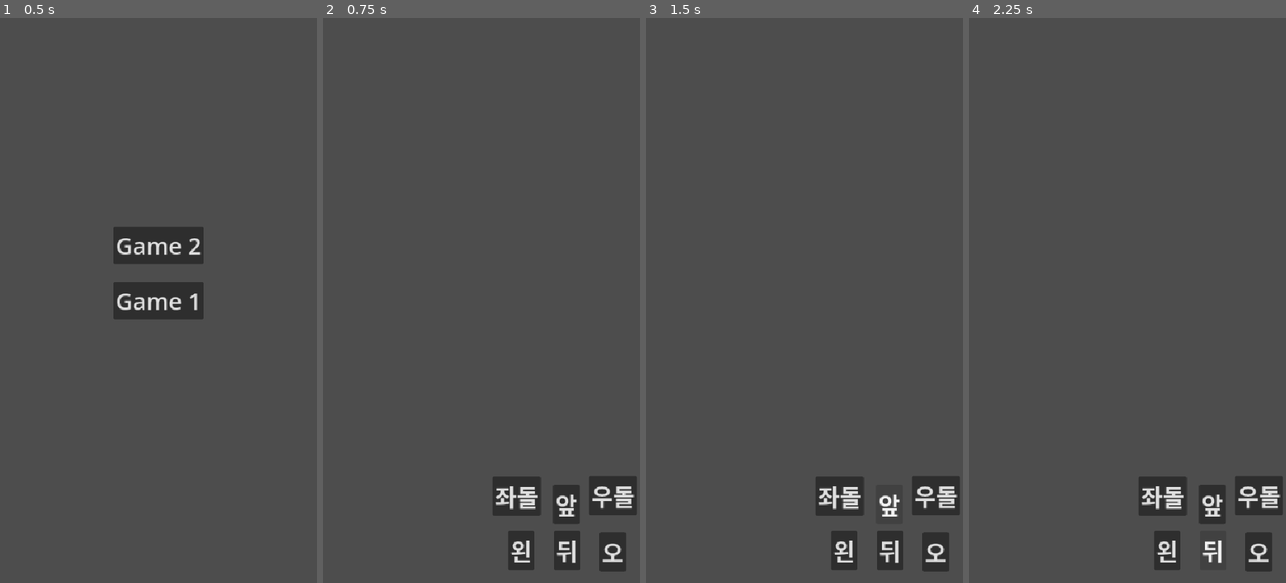
Above: before the commit, frames 1-4 (left to right).
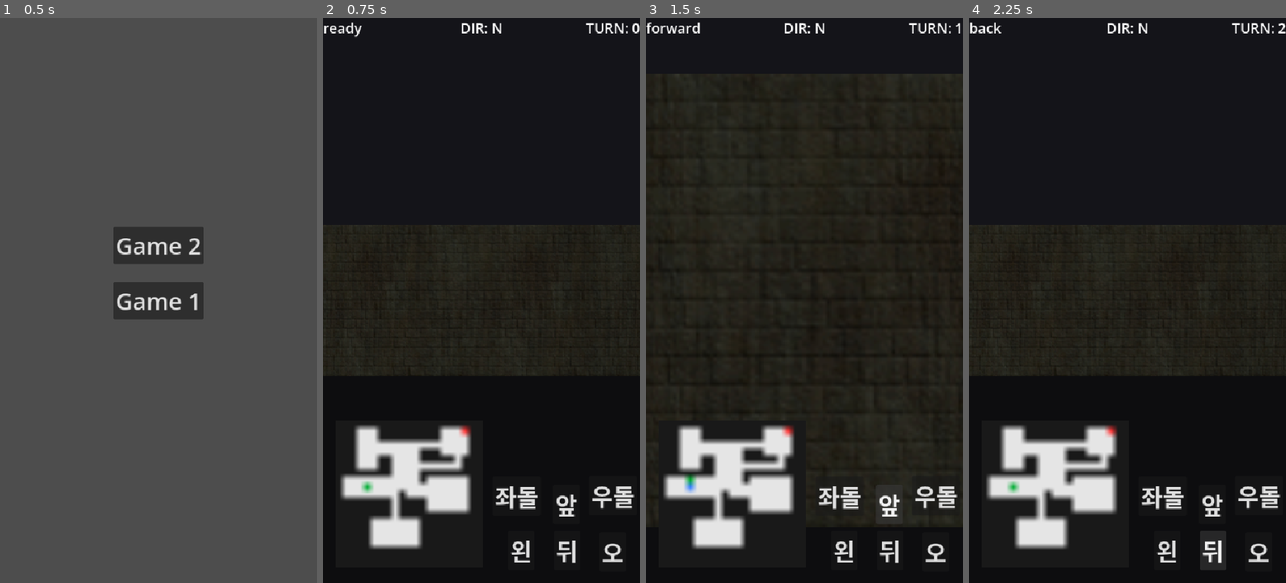
Above: after the commit, the same moments.

Repository: yonmoyonmo/yowenomo-s-dungeon
Game: Godot game, scene res://scenes/Title.tscn
The game is run twice, just before and just after one commit, with the same random seed, the same clock (stepped at 60 frames per second) and the same inputs.
Inputs:
- Up to frame 1 (0.5 s): no input
- Up to frame 2 (0.75 s): click "Game 2" at 0.5 s
- Up to frame 3 (1.5 s): click "앞" at 1.25 s
- Up to frame 4 (2.25 s): click "뒤" at 2 s

Frame 1 is identical in both runs. In frame 2, 98% of the frame differs, in the area x 0-100%, y 0-100%; in frame 3, 96%; in frame 4, 98%.

Commit message:
raycasting is better

Diff:
--- a/scenes/Game2.tscn
+++ b/scenes/Game2.tscn
@@ -3,6 +3,8 @@
 [ext_resource type="Script" path="res://scripts/player.gd" id="1_8hw8b"]
 [ext_resource type="Script" uid="uid://dm1g1nfw3dlvq" path="res://scripts/game_2.gd" id="1_eetn8"]
 [ext_resource type="Script" path="res://scripts/hud.gd" id="2_eetn8"]
+[ext_resource type="Script" uid="uid://dqsjh6qhgishb" path="res://scripts/raycast_view.gd" id="4_akvk8"]
+[ext_resource type="Texture2D" uid="uid://djux4qml6hrcm" path="res://art/center.png" id="5_2625v"]
 
 [node name="Control" type="Control" unique_id=845853680]
 layout_mode = 3
@@ -38,16 +40,26 @@
 grow_vertical = 2
 script = ExtResource("2_eetn8")
 
+[node name="RaycastView" type="Control" parent="HUD" unique_id=616606241]
+layout_mode = 1
+anchors_preset = 15
+anchor_right = 1.0
+anchor_bottom = 1.0
+grow_horizontal = 2
+grow_vertical = 2
+mouse_filter = 2
+script = ExtResource("4_akvk8")
+wall_texture = ExtResource("5_2625v")
+
 [node name="TurnLabel" type="Label" parent="HUD" unique_id=1056954689]
 layout_mode = 1
 anchors_preset = 1
 anchor_left = 1.0
 anchor_right = 1.0
 offset_left = -40.0
-offset_top = 128.0
-offset_bottom = 183.0
-grow_horizontal = 0
-theme_override_font_sizes/font_size = 40
+offset_bottom = 55.0
+grow_horizontal = 0
+theme_override_font_sizes/font_size = 24
 
 [node name="LogLabel" type="Label" parent="HUD" unique_id=270225754]
 layout_mode = 0
@@ -61,11 +73,10 @@
 anchor_left = 0.5
 anchor_right = 0.5
 offset_left = -20.0
-offset_top = 100.0
 offset_right = 20.0
-offset_bottom = 155.0
-grow_horizontal = 2
-theme_override_font_sizes/font_size = 40
+offset_bottom = 55.0
+grow_horizontal = 2
+theme_override_font_sizes/font_size = 24
 
 [node name="MiniMap" type="TextureRect" parent="HUD" unique_id=1731341491]
 layout_mode = 1
--- /dev/null
+++ b/scripts/dungeon_generator_game2.gd
@@ -0,0 +1,252 @@
+# res://scripts/dungeon_generator_game2.gd
+class_name DungeonGeneratorGame2
+extends RefCounted
+
+const WALL: int = 0
+const FLOOR: int = 1
+const DEFAULT_MAX_ATTEMPTS: int = 20
+
+@export var room_attempts: int = 40
+@export var room_min: int = 3
+@export var room_max: int = 7
+@export var corridor_width: int = 1
+
+# ---------------------------------------------------------------------
+# Public API (same signature as existing generator)
+# ---------------------------------------------------------------------
+func generate(width: int, height: int, seed_value: int, corridor_density: float = 0.7) -> Dictionary:
+	var w: int = max(width, 7)
+	var h: int = max(height, 7)
+	if (w % 2) == 0:
+		w += 1
+	if (h % 2) == 0:
+		h += 1
+
+	var density: float = clamp(corridor_density, 0.2, 1.0)
+
+	for attempt: int in range(DEFAULT_MAX_ATTEMPTS):
+		var rng: RandomNumberGenerator = RandomNumberGenerator.new()
+		rng.seed = int(seed_value) + attempt * 991
+
+		var grid: Array[PackedInt32Array] = _make_grid(w, h, WALL)
+
+		# 1) Rooms
+		var rooms: Array[Rect2i] = []
+		var attempts: int = int(ceil(float(room_attempts) * density))
+		_attempt_rooms(grid, rooms, rng, attempts)
+
+		if rooms.is_empty():
+			continue
+
+		# 2) Corridors connecting rooms
+		_connect_rooms(grid, rooms, rng)
+
+		# 3) Pick start/exit
+		var start: Vector2i = _room_center(rooms[0])
+		var exit: Vector2i = _find_farthest_floor(grid, start)
+		if exit == Vector2i(-1, -1):
+			continue
+
+		if _is_valid(grid, start, exit):
+			return {
+				"grid": grid,
+				"start": start,
+				"exit": exit
+			}
+
+	# Fallback
+	var fallback: Array[PackedInt32Array] = _make_grid(7, 7, WALL)
+	_carve_room(fallback, Rect2i(2, 2, 3, 3))
+	return {"grid": fallback, "start": Vector2i(3, 3), "exit": Vector2i(4, 3)}
+
+# ---------------------------------------------------------------------
+# Rooms
+# ---------------------------------------------------------------------
+func _attempt_rooms(grid: Array[PackedInt32Array], rooms: Array[Rect2i], rng: RandomNumberGenerator, attempts: int) -> void:
+	var w: int = grid[0].size()
+	var h: int = grid.size()
+
+	for _i: int in range(attempts):
+		var rw: int = rng.randi_range(room_min, room_max)
+		var rh: int = rng.randi_range(room_min, room_max)
+		var rx: int = rng.randi_range(1, w - rw - 2)
+		var ry: int = rng.randi_range(1, h - rh - 2)
+		var rect: Rect2i = Rect2i(rx, ry, rw, rh)
+
+		if _overlaps(rect, rooms):
+			continue
+
+		_carve_room(grid, rect)
+		rooms.append(rect)
+
+func _overlaps(rect: Rect2i, rooms: Array[Rect2i]) -> bool:
+	for r: Rect2i in rooms:
+		if rect.grow(1).intersects(r):
+			return true
+	return false
+
+func _carve_room(grid: Array[PackedInt32Array], rect: Rect2i) -> void:
+	for y: int in range(rect.position.y, rect.position.y + rect.size.y):
+		for x: int in range(rect.position.x, rect.position.x + rect.size.x):
+			grid[y][x] = FLOOR
+
+func _room_center(rect: Rect2i) -> Vector2i:
+	return Vector2i(rect.position.x + rect.size.x / 2, rect.position.y + rect.size.y / 2)
+
+# ---------------------------------------------------------------------
+# Corridors
+# ---------------------------------------------------------------------
+func _connect_rooms(grid: Array[PackedInt32Array], rooms: Array[Rect2i], rng: RandomNumberGenerator) -> void:
+	for i: int in range(1, rooms.size()):
+		var a: Vector2i = _room_center(rooms[i - 1])
+		var b: Vector2i = _room_center(rooms[i])
+		if rng.randi() % 2 == 0:
+			_dig_h(grid, a.x, b.x, a.y)
+			_dig_v(grid, a.y, b.y, b.x)
+		else:
+			_dig_v(grid, a.y, b.y, a.x)
+			_dig_h(grid, a.x, b.x, b.y)
+
+func _dig_h(grid: Array[PackedInt32Array], x1: int, x2: int, y: int) -> void:
+	var min_x: int = min(x1, x2)
+	var max_x: int = max(x1, x2)
+	for x: int in range(min_x, max_x + 1):
+		for w: int in range(corridor_width):
+			var yy: int = y + w
+			if _in_bounds(grid, Vector2i(x, yy)):
+				grid[yy][x] = FLOOR
+
+func _dig_v(grid: Array[PackedInt32Array], y1: int, y2: int, x: int) -> void:
+	var min_y: int = min(y1, y2)
+	var max_y: int = max(y1, y2)
+	for y: int in range(min_y, max_y + 1):
+		for w: int in range(corridor_width):
+			var xx: int = x + w
+			if _in_bounds(grid, Vector2i(xx, y)):
+				grid[y][xx] = FLOOR
+
+# ---------------------------------------------------------------------
+# Validation & Exit
+# ---------------------------------------------------------------------
+func _is_valid(grid: Array[PackedInt32Array], start: Vector2i, exit: Vector2i) -> bool:
+	var w: int = grid[0].size()
+	var h: int = grid.size()
+
+	# Border must be walls
+	for x: int in range(w):
+		if grid[0][x] != WALL:
+			return false
+		if grid[h - 1][x] != WALL:
+			return false
+	for y: int in range(h):
+		if grid[y][0] != WALL:
+			return false
+		if grid[y][w - 1] != WALL:
+			return false
+
+	# Start/exit must be floor
+	if not _in_bounds(grid, start) or grid[start.y][start.x] != FLOOR:
+		return false
+	if not _in_bounds(grid, exit) or grid[exit.y][exit.x] != FLOOR:
+		return false
+
+	# Connectivity: start -> exit reachable
+	var d: int = _bfs_dist(grid, start, exit)
+	return d >= 0
+
+func _find_farthest_floor(grid: Array[PackedInt32Array], start: Vector2i) -> Vector2i:
+	if not _in_bounds(grid, start) or grid[start.y][start.x] != FLOOR:
+		return Vector2i(-1, -1)
+
+	var q: Array[Vector2i] = []
+	var head: int = 0
+
+	var dist: Dictionary[String, int] = {}
+	dist[_key(start)] = 0
+	q.append(start)
+
+	var far: Vector2i = start
+	var far_d: int = 0
+
+	while head < q.size():
+		var cur: Vector2i = q[head]
+		head += 1
+
+		var cur_key: String = _key(cur)
+		var cur_d: int = dist[cur_key]
+
+		if cur_d > far_d:
+			far_d = cur_d
+			far = cur
+
+		for n: Vector2i in _neighbors4(cur):
+			if not _in_bounds(grid, n):
+				continue
+			if grid[n.y][n.x] != FLOOR:
+				continue
+			var nk: String = _key(n)
+			if dist.has(nk):
+				continue
+			dist[nk] = cur_d + 1
+			q.append(n)
+
+	return far
+
+func _bfs_dist(grid: Array[PackedInt32Array], start: Vector2i, goal: Vector2i) -> int:
+	var q: Array[Vector2i] = []
+	var head: int = 0
+
+	var dist: Dictionary[String, int] = {}
+	dist[_key(start)] = 0
+	q.append(start)
+
+	while head < q.size():
+		var cur: Vector2i = q[head]
+		head += 1
+
+		if cur == goal:
+			return dist[_key(cur)]
+
+		var cur_d: int = dist[_key(cur)]
+		for n: Vector2i in _neighbors4(cur):
+			if not _in_bounds(grid, n):
+				continue
+			if grid[n.y][n.x] != FLOOR:
+				continue
+			var nk: String = _key(n)
+			if dist.has(nk):
+				continue
+			dist[nk] = cur_d + 1
+			q.append(n)
+
+	return -1
+
+# ---------------------------------------------------------------------
+# Utilities
+# ---------------------------------------------------------------------
+func _make_grid(w: int, h: int, fill_value: int) -> Array[PackedInt32Array]:
+	var grid: Array[PackedInt32Array] = []
+	grid.resize(h)
+	for y: int in range(h):
+		var row: PackedInt32Array = PackedInt32Array()
+		row.resize(w)
+		for x: int in range(w):
+			row[x] = fill_value
+		grid[y] = row
+	return grid
+
+func _neighbors4(p: Vector2i) -> Array[Vector2i]:
+	return [
+		Vector2i(p.x + 1, p.y),
+		Vector2i(p.x - 1, p.y),
+		Vector2i(p.x, p.y + 1),
+		Vector2i(p.x, p.y - 1),
+	]
+
+func _in_bounds(grid: Array[PackedInt32Array], p: Vector2i) -> bool:
+	var h: int = grid.size()
+	var w: int = grid[0].size()
+	return p.x >= 0 and p.y >= 0 and p.x < w and p.y < h
+
+func _key(p: Vector2i) -> String:
+	return str(p.x) + "," + str(p.y)
--- a/scripts/game_2.gd
+++ b/scripts/game_2.gd
@@ -1,11 +1,122 @@
+# game_2.gd
 extends Control
 
+const DungeonGeneratorModule = preload("res://scripts/dungeon_generator_game2.gd")
+const MiniMapRendererModule = preload("res://scripts/minimap.gd")
 
-# Called when the node enters the scene tree for the first time.
+@onready var player: Node = $World/Player
+@onready var hud: Control = $HUD
+@onready var ray_view: Control = $HUD/RaycastView
+@onready var turn_label: Label = $HUD/TurnLabel
+@onready var log_label: Label = $HUD/LogLabel
+@onready var dir_label: Label = $HUD/DirLabel
+
+@export var map_w := 21
+@export var map_h := 21
+@export var seed_value := Time.get_unix_time_from_system()
+@export var corridor_density := 0.7
+
+var dungeon_gen: DungeonGeneratorGame2
+var minimap_renderer: MiniMapRenderer
+var dungeon: Array = []
+var tile_size := 64.0
+var start_cell := Vector2i.ZERO
+var end_cell := Vector2i.ZERO
+var turn := 0
+
 func _ready() -> void:
-	pass # Replace with function body.
+	# 1) 던전 생성 (현재 프로젝트 API에 맞춤)
+	dungeon_gen = DungeonGeneratorModule.new()
+	var result := dungeon_gen.generate(map_w, map_h, seed_value, corridor_density)
+	dungeon = result["grid"]
+	map_h = dungeon.size()
+	if map_h > 0:
+		map_w = dungeon[0].size()
+	start_cell = result["start"]
+	end_cell = result["exit"]
 
+	minimap_renderer = MiniMapRendererModule.new()
 
-# Called every frame. 'delta' is the elapsed time since the previous frame.
-func _process(delta: float) -> void:
-	pass
+	# 2) 플레이어 스폰
+	player.cell = start_cell
+	player.dir = 0
+	tile_size = player.tile_size
+	player.position = Vector2(player.cell) * tile_size
+
+	# 3) 시그널 연결
+	# (형님 기존 흐름: hud.action_requested -> 게임컨트롤러가 처리)
+	hud.action_requested.connect(_on_action_requested)
+	player.acted.connect(_on_player_acted)
+	player.try_move.connect(_on_player_try_move)
+
+	# 첫 화면 그리기
+	_update_dir_label()
+	turn_label.text = "TURN: %d" % turn
+	log_label.text = "ready"
+	_update_view()
+
+func _on_action_requested(action: String) -> void:
+	match action:
+		"turn_left":
+			player.act_turn(-1)
+			log_label.text = "turn left"
+		"turn_right":
+			player.act_turn(1)
+			log_label.text = "turn right"
+		"forward":
+			player.act_move_to(player.front_cell(), "forward")
+			log_label.text = "forward"
+		"back":
+			player.act_move_to(player.back_cell(), "back")
+			log_label.text = "back"
+		"left":
+			player.act_move_to(player.left_cell(), "left")
+			log_label.text = "left"
+		"right":
+			player.act_move_to(player.right_cell(), "right")
+			log_label.text = "right"
+		_:
+			pass
+
+func _on_player_try_move(next_cell: Vector2i, action_text: String) -> void:
+	if _is_wall(next_cell):
+		# 벽이면 이동 불가(기존 로직처럼 HUD에 로그 띄우고 싶으면 여기서)
+		player.emit_signal("acted", "bumped into wall")
+		return
+
+	player.cell = next_cell
+	player.position = Vector2(player.cell) * tile_size
+	player.emit_signal("acted", action_text)
+
+func _on_player_acted(_action_text: String) -> void:
+	turn += 1
+	turn_label.text = "TURN: %d" % turn
+	log_label.text = _action_text
+	_update_dir_label()
+	_update_view()
+
+func _update_view() -> void:
+	_update_minimap()
+	$HUD/RaycastView.set_state(dungeon, tile_size, player.cell, player.dir)
+
+func _update_dir_label() -> void:
+	dir_label.text = "DIR: " + player.get_dir_name()
+
+func _update_minimap() -> void:
+	var tex := minimap_renderer.build_minimap(
+		dungeon,
+		map_w,
+		map_h,
+		start_cell,
+		end_cell,
+		player.cell
+	)
+	$HUD/MiniMap.texture = tex
+
+func _is_wall(cell: Vector2i) -> bool:
+	if cell.y < 0 or cell.y >= dungeon.size():
+		return true
+	var row = dungeon[cell.y]
+	if cell.x < 0 or cell.x >= row.size():
+		return true
+	return int(row[cell.x]) == 0 # WALL=0
--- a/scripts/minimap.gd
+++ b/scripts/minimap.gd
@@ -16,7 +16,7 @@
 
 	for y in range(map_h):
 		for x in range(map_w):
-			if dungeon[y][x] == 1:
+			if dungeon[y][x] == 0:
 				img.set_pixel(x, y, Color(0.1, 0.1, 0.1)) # 벽
 			else:
 				img.set_pixel(x, y, Color(0.9, 0.9, 0.9)) # 바닥
--- /dev/null
+++ b/scripts/raycast_view.gd
@@ -0,0 +1,230 @@
+# raycast_view.gd
+extends Control
+
+# 게임에서 주입할 값들
+var dungeon: Array = []          # 2D array, WALL=0, FLOOR=1
+var tile_size: float = 64.0
+
+var player_cell: Vector2i = Vector2i(1, 1)
+var player_dir: int = 0          # 0:N,1:E,2:S,3:W
+
+# 렌더 파라미터
+@export var fov_deg: float = 70.0
+@export var rays: int = 240
+@export var max_steps: int = 64
+@export var wall_texture: Texture2D
+@export var enable_smoothing: bool = true
+
+const SMOOTH_TIME: float = 0.12
+
+var _anim_t: float = 1.0
+var _prev_pos: Vector2 = Vector2.ZERO
+var _prev_ang: float = 0.0
+var _target_pos: Vector2 = Vector2.ZERO
+var _target_ang: float = 0.0
+
+func set_state(_dungeon: Array, _tile_size: float, _cell: Vector2i, _dir: int) -> void:
+	dungeon = _dungeon
+	tile_size = _tile_size
+	player_cell = _cell
+	player_dir = _dir
+
+	var new_pos: Vector2 = Vector2(player_cell) + Vector2(0.5, 0.5)
+	var new_ang: float = _dir_to_angle(player_dir)
+
+	if not enable_smoothing:
+		_prev_pos = new_pos
+		_prev_ang = new_ang
+		_target_pos = new_pos
+		_target_ang = new_ang
+		_anim_t = 1.0
+		queue_redraw()
+		return
+
+	if _anim_t >= 1.0:
+		_prev_pos = new_pos
+		_prev_ang = new_ang
+	else:
+		_prev_pos = _get_interp_pos()
+		_prev_ang = _get_interp_ang()
+
+	_target_pos = new_pos
+	_target_ang = new_ang
+	_anim_t = 0.0
+	queue_redraw()
+
+func _process(delta: float) -> void:
+	if not enable_smoothing:
+		return
+	if _anim_t >= 1.0:
+		return
+	_anim_t = min(1.0, _anim_t + delta / SMOOTH_TIME)
+	queue_redraw()
+
+func _draw() -> void:
+	if dungeon.is_empty():
+		return
+
+	var w: float = size.x
+	var h: float = size.y
+
+	# 간단 천장/바닥
+	draw_rect(Rect2(Vector2(0, 0), Vector2(w, h * 0.5)), Color(0.08, 0.08, 0.10))
+	draw_rect(Rect2(Vector2(0, h * 0.5), Vector2(w, h * 0.5)), Color(0.05, 0.05, 0.06))
+
+	var fov: float = deg_to_rad(fov_deg)
+	var plane: float = (w * 0.5) / tan(fov * 0.5)
+
+	var base_ang: float = _get_interp_ang()
+	var ppos: Vector2 = _get_interp_pos()
+
+	var line_w: float = (w / float(rays)) + 1.0
+
+	var tex: Texture2D = wall_texture
+	var tex_w: float = 1.0
+	var tex_h: float = 1.0
+	if tex:
+		var sz: Vector2 = tex.get_size()
+		tex_w = max(1.0, sz.x)
+		tex_h = max(1.0, sz.y)
+
+	for i in rays:
+		var t: float = (float(i) / float(rays - 1)) * 2.0 - 1.0
+		var ray_ang: float = base_ang + t * (fov * 0.5)
+		var ray_dir: Vector2 = Vector2(cos(ray_ang), sin(ray_ang))
+
+		var hit: Dictionary = _cast_dda(ppos, ray_dir)
+		var dist: float = float(hit.get("dist", 1.0))
+		var side: int = int(hit.get("side", 0))
+		var hit_cell: Vector2i = hit.get("cell", Vector2i.ZERO)
+		var hit_x: float = float(hit.get("hit_x", 0.0))
+
+		# 피쉬아이 보정(중요)
+		var dist_corr: float = dist * cos(ray_ang - base_ang)
+		dist_corr = max(0.001, dist_corr)
+
+		var wall_h: float = (1.0 / dist_corr) * plane
+		var max_wall_h: float = h * 1.2
+		if wall_h > max_wall_h:
+			wall_h = max_wall_h
+
+		var x: float = (float(i) / float(rays)) * w
+		x = floor(x)
+
+		var y1: float = h * 0.5 - wall_h * 0.5
+		var y2: float = h * 0.5 + wall_h * 0.5
+
+		# 거리 음영 + 사이드 음영 + 셀 변조
+		var shade: float = clamp(1.2 - dist_corr * 0.12, 0.15, 1.0)
+		if side == 1:
+			shade *= 0.75
+		shade *= _cell_brightness(hit_cell)
+		var col: Color = Color(shade, shade, shade)
+
+		if tex:
+			var tx: float = clamp(hit_x, 0.0, 0.999) * tex_w
+			var src: Rect2 = Rect2(Vector2(tx, 0.0), Vector2(1.0, tex_h))
+			var dst: Rect2 = Rect2(Vector2(x, y1), Vector2(line_w, y2 - y1))
+			draw_texture_rect_region(tex, dst, src, col)
+		else:
+			draw_line(Vector2(x, y1), Vector2(x, y2), col, line_w)
+
+func _dir_to_angle(d: int) -> float:
+	# Godot 좌표: +x 오른쪽, +y 아래
+	# N(0,-1) = -PI/2, E(1,0)=0, S(0,1)=PI/2, W(-1,0)=PI
+	match d & 3:
+		0: return -PI * 0.5
+		1: return 0.0
+		2: return PI * 0.5
+		_: return PI
+
+func _is_wall(cell: Vector2i) -> bool:
+	if cell.y < 0 or cell.y >= dungeon.size():
+		return true
+	var row: PackedInt32Array = dungeon[cell.y]
+	if cell.x < 0 or cell.x >= row.size():
+		return true
+	return int(row[cell.x]) == 0  # WALL=0
+
+func _cast_dda(pos_g: Vector2, dir_g: Vector2) -> Dictionary:
+	# DDA in grid-space (tile_size가 아니라 "타일 1칸=1" 단위)
+	var map_x: int = int(floor(pos_g.x))
+	var map_y: int = int(floor(pos_g.y))
+
+	var ray_dx: float = dir_g.x
+	var ray_dy: float = dir_g.y
+
+	var delta_x: float = (abs(1.0 / ray_dx) if ray_dx != 0.0 else 1e30)
+	var delta_y: float = (abs(1.0 / ray_dy) if ray_dy != 0.0 else 1e30)
+
+	var step_x: int = -1 if ray_dx < 0.0 else 1
+	var step_y: int = -1 if ray_dy < 0.0 else 1
+
+	var side_x: float
+	var side_y: float
+
+	if ray_dx < 0.0:
+		side_x = (pos_g.x - float(map_x)) * delta_x
+	else:
+		side_x = (float(map_x) + 1.0 - pos_g.x) * delta_x
+
+	if ray_dy < 0.0:
+		side_y = (pos_g.y - float(map_y)) * delta_y
+	else:
+		side_y = (float(map_y) + 1.0 - pos_g.y) * delta_y
+
+	var side: int = 0 # 0=x hit, 1=y hit
+
+	for _i in max_steps:
+		if side_x < side_y:
+			side_x += delta_x
+			map_x += step_x
+			side = 0
+		else:
+			side_y += delta_y
+			map_y += step_y
+			side = 1
+
+		var c: Vector2i = Vector2i(map_x, map_y)
+		if _is_wall(c):
+			# 벽까지의 "perp distance" (grid-space)
+			var dist: float
+			var hit_x: float
+			if side == 0:
+				dist = (float(map_x) - pos_g.x + (1.0 - float(step_x)) * 0.5) / ray_dx
+				var hit_y: float = pos_g.y + dist * ray_dy
+				hit_x = hit_y - floor(hit_y)
+			else:
+				dist = (float(map_y) - pos_g.y + (1.0 - float(step_y)) * 0.5) / ray_dy
+				var hit_xf: float = pos_g.x + dist * ray_dx
+				hit_x = hit_xf - floor(hit_xf)
+			dist = abs(dist)
+			dist = max(0.001, dist)
+			return {"dist": dist, "side": side, "cell": c, "hit_x": hit_x}
+
+	return {"dist": float(max_steps), "side": side, "cell": Vector2i(map_x, map_y), "hit_x": 0.0}
+
+func _cell_brightness(cell: Vector2i) -> float:
+	var hx: int = int(cell.x) * 374761393
+	var hy: int = int(cell.y) * 668265263
+	var h: int = hx ^ hy
+	h = (h ^ (h >> 13)) * 1274126177
+	h = h ^ (h >> 16)
+	var t: float = float(h & 0xFFFF) / 65535.0
+	return lerp(0.90, 1.05, t)
+
+func _get_interp_pos() -> Vector2:
+	if not enable_smoothing:
+		return Vector2(player_cell) + Vector2(0.5, 0.5)
+	var t: float = _ease(_anim_t)
+	return _prev_pos.lerp(_target_pos, t)
+
+func _get_interp_ang() -> float:
+	if not enable_smoothing:
+		return _dir_to_angle(player_dir)
+	var t: float = _ease(_anim_t)
+	var diff: float = wrapf(_target_ang - _prev_ang, -PI, PI)
+	return _prev_ang + diff * t
+
+func _ease(t: float) -> float:
+	return t * t * (3.0 - 2.0 * t)
Not shown, added: scripts/dungeon_generator_game2.gd.uid
Not shown, added: scripts/raycast_view.gd.uid
Not shown, added: repo.zip
